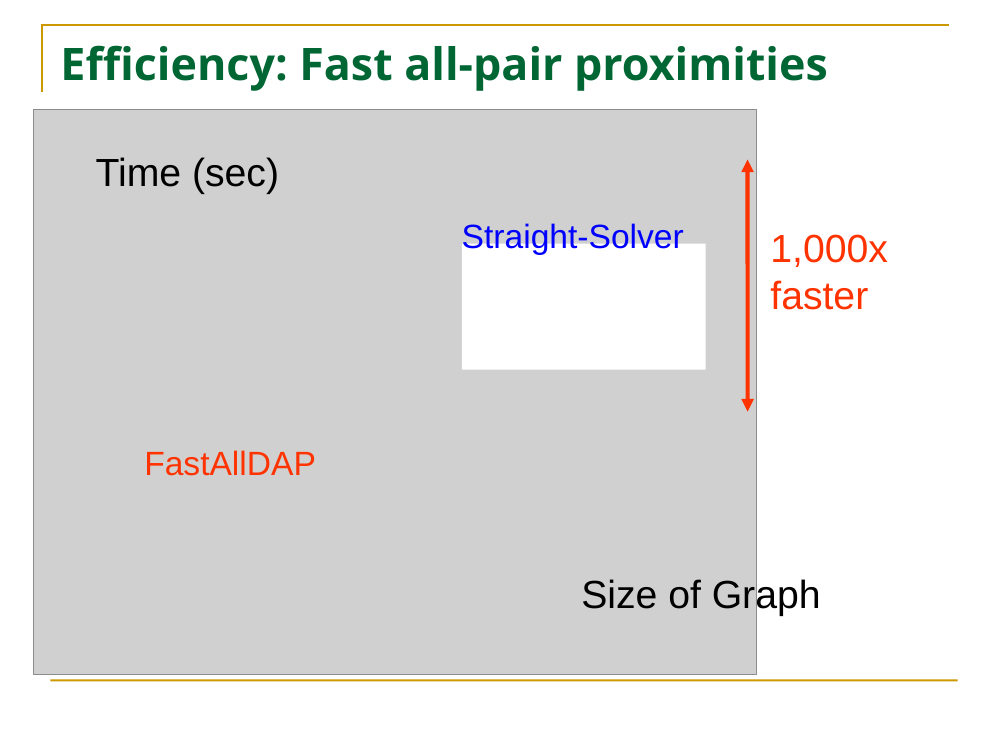
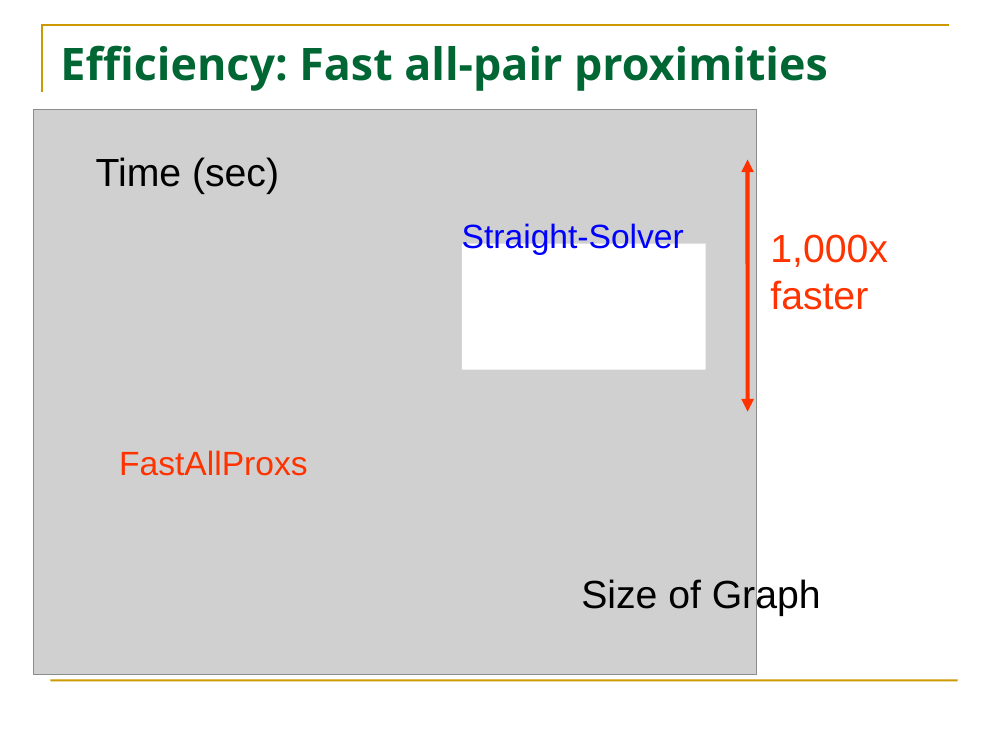
Before and after one commit to HuanSGT/rw-dir-prox, a slide deck: slide 21 of rw-pdf.pptx. Drawn at 1008x756 pixels with LibreOffice and Linux fonts; fonts in the diff are those of the drawing; grey boxes stand for pictures. Boxes give left, top, right and bottom in pixels: in the first picture for what was removed or moved away, otherwise in the second. Text is boxed around its words. In the diff, an @@ line names an element or a change of style, - is before the commit and + after.

```diff
--- a/rw-pdf.pptx
+++ b/rw-pdf.pptx
@@ text at bbox=[119, 450, 307, 476]: text changed @@
-FastAllDAP
+FastAllProxs
```
Also in this commit, not shown: 7 other slides changed, 5 other files.
